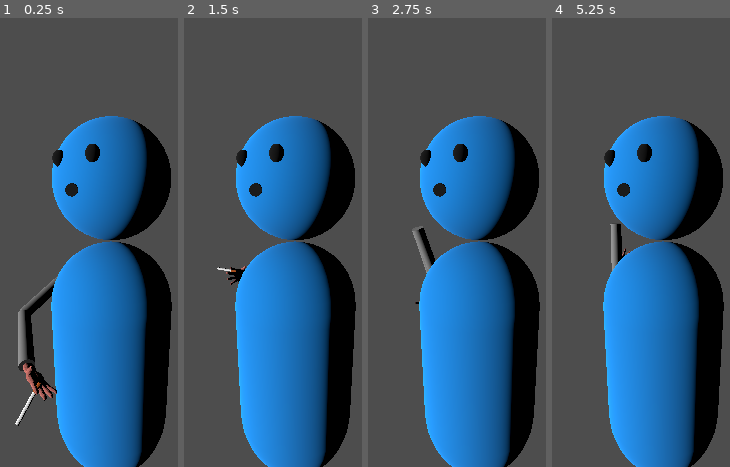
Above: before the commit, frames 1-4 (left to right).
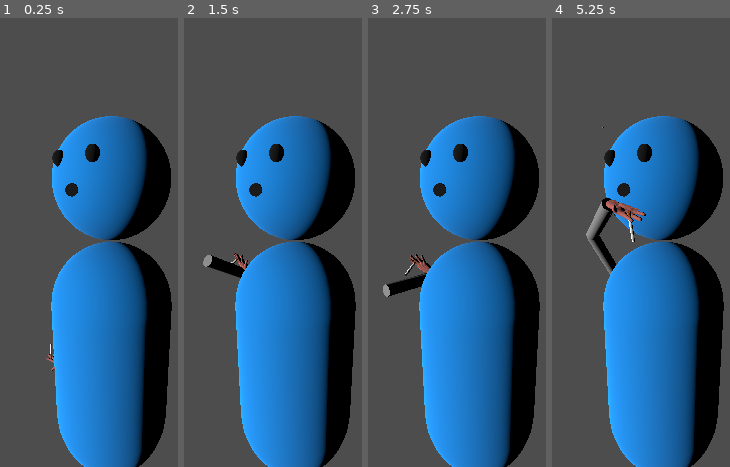
Above: after the commit, the same moments.

Repository: DanielHidalgoChica/bicho_fumador_IK
Game: Godot game, scene res://escena_principal.tscn
Same seed, same stepped clock (60 frames per second), same inputs: the game is played once before the commit and once after it.
Inputs (mouse positions are in pixels of both pictures, inside the frame that each line leads up to):
- Up to frame 1 (0.25 s): no input
- Up to frame 2 (1.5 s): tap Enter (ik_solve) at 0.5, 0.6 s; move the mouse to (outside the picture) at 0.52 s; hold 7 (activate_hand_right) 0.53-1.28 s; click (outside the picture) at 0.67 s; tap Space (ik_step) at 0.8, 1.35 s; move the mouse to (outside the picture) at 1.27 s; hold 2 (activate_shoulder_down) from 1.28 s (still down)
- Up to frame 3 (2.75 s): tap Enter (ik_solve) at 1.55 s; move the mouse to (outside the picture) at 2.02 s; release 2 (activate_shoulder_down) at 2.03 s; hold 7 (activate_hand_right) from 2.03 s (still down); tap 3 (activar_codo_in) at 2.1 s; tap Space (ik_step) at 2.3 s
- Up to frame 4 (5.25 s): tap Space (ik_step) at 2.75, 3.8 s; move the mouse to (623, 332) at 2.77 s; release 7 (activate_hand_right) at 2.78 s; hold 1 (activate_shoulder_up) 2.78-3.53 s; tap 4 (activar_codo_out) at 2.85 s; click (623, 332) at 2.92 s; tap Enter (ik_solve) at 3.05, 4.55 s; move the mouse to (outside the picture) at 3.52 s; hold 8 (activate_hand_left) 3.53-5.03 s; tap 5 (activate_hand_in) at 3.6 s; move the mouse to (outside the picture) at 4.27 s; tap 6 (activate_hand_out) at 4.35 s; move the mouse to (703, 242) at 5.02 s; hold 2 (activate_shoulder_down) from 5.03 s (still down); tap 9 (activate_rotation_cube) at 5.1 s; click (703, 242) at 5.17 s

The runs differ from the first frame. In frame 1, 2.2% of the frame differs, in the area x 8-33%, y 57-91%; in frame 2, 0.7%; in frame 3, 1.4%; in frame 4, 2.0%.

Commit message:
get_cached_transform3d funcionando correctamente

Diff:
--- a/IKSolver.gd
+++ b/IKSolver.gd
@@ -13,9 +13,8 @@
 @export var fire_end_path: NodePath
 
 @export var tolerance := 0.02        # en metros, por ejemplo
-@export var step_max_deg := 180.0     # damping por paso (luego se usará en step)
-@export var limits_min_deg := PackedFloat32Array() # opcional: o pon por-joint abajo
-@export var limits_max_deg := PackedFloat32Array()
+@export var step_max_deg := 15.0     # damping por paso (luego se usará en step)
+
 
 # --- Arrays “lógicos” del solver ---
 var j_nodes: Array[Node3D] = []          # pivotes en orden hombro→codo→muñeca(roll)→muñeca(pitch)
@@ -58,12 +57,18 @@
 	j_offset_local.clear()
 	j_offset_local.append( shoulder.to_local(elbow.global_position) )
 	j_offset_local.append( elbow.to_local(wrist_roll.global_position) )
-	j_offset_local.append( Vector3.ZERO )   # wrist_roll → wrist_pitch (mismo punto)
+	j_offset_local.append( wrist_roll.to_local(wrist_pitch.global_position) )   # wrist_roll → wrist_pitch (mismo punto)
+
 	# (no necesitamos offset para el último)
 
 	# 5) Tip offsets (desde el último joint físico = wrist_pitch)
 	tip_mouth_local = wrist_pitch.to_local(mouth_end.global_position)
 	tip_fire_local  = wrist_pitch.to_local(fire_end.global_position)
+
+	# Ponemos provisionalmente current_tip_local como tip_mouth_local, es decir
+	# que el efector sea el filtro del cigarro
+	current_tip_local = tip_mouth_local
+
 
 	# 6) Límites por joint (en rad). Ajusta a tus rangos reales:
 	j_min = [deg_to_rad(-180), deg_to_rad(-180),   deg_to_rad(-180), deg_to_rad(-180)]
@@ -77,7 +82,72 @@
 
 	# 7) Rellenar cache leyendo el ángulo actual de cada eje
 	cache = _read_angles_from_scene()
-
+	test_fk_consistency()
+	_debug_chain(cache)
+
+#--DDEGUB FUNCTIONS
+
+func print_deg(arr_ang: Array[float]) -> void:
+	var arr_c : Array[float]
+	for i in arr_ang.size():
+		arr_c.append(arr_ang[i]*360/(2*PI))
+	print(arr_c)
+# Me comprueba que en el estado inicial la posición del efector calculada sea
+# la posición real del efector
+func test_fk_consistency() -> void:
+	fill_cache()             # lee los ángulos REALES de la escena
+	var out := cache.duplicate()
+	var pred_end := get_cached_end_position3d(out)   # FK con esos mismos ángulos
+	var real_end := (get_node(mouth_end_path) as Node3D).global_transform.origin
+	print("FK error = ", pred_end.distance_to(real_end))
+
+func debug_compare_basis(joint_idx: int, fk_transform: Transform3D):
+	var real_node = j_nodes[joint_idx]
+	var real_basis = real_node.global_transform.basis
+	var fk_basis = fk_transform.basis
+
+	print("\n--- DEBUG JOINT ", joint_idx, " ---")
+	print("Real Euler (deg): ", _v3_to_deg(real_basis.get_euler()))
+	print("FK   Euler (deg): ", _v3_to_deg(fk_basis.get_euler()))
+
+	# Producto punto de los vectores base para ver alineación
+	# Si da 1.0 están alineados, -1.0 opuestos, 0.0 perpendiculares
+	var x_align = real_basis.x.dot(fk_basis.x)
+	var y_align = real_basis.y.dot(fk_basis.y)
+	var z_align = real_basis.z.dot(fk_basis.z)
+
+	print("Alineación X: ", x_align)
+	print("Alineación Y: ", y_align)
+	print("Alineación Z: ", z_align)
+
+	if x_align < 0.99 or y_align < 0.99 or z_align < 0.99:
+		print("¡DESVIACIÓN DETECTADA! La orientación no coincide.")
+
+func _v3_to_deg(v: Vector3) -> Vector3:
+	return Vector3(rad_to_deg(v.x), rad_to_deg(v.y), rad_to_deg(v.z))
+func _base_of_chain() -> Transform3D:
+	var root := j_nodes[0]
+	var parent := root.get_parent()
+	if parent is Node3D:
+		return parent.global_transform
+	return Transform3D() # identidad si no hay padre Node3D
+
+func _debug_chain(out_angles: Array[float]) -> void:
+	var T := _base_of_chain()                 # marco del padre del hombro
+	print("\n== CADENA DEBUG ==")
+	for i in j_nodes.size():
+		var transform = get_cached_transform3d(out_angles, i)
+		debug_compare_basis(i, transform)
+		var fk_pos := get_cached_transform3d(out_angles,i).origin
+
+		var real_pos := j_nodes[i].global_transform.origin
+		var delta := fk_pos.distance_to(real_pos)
+
+		print("joint ", i, "  Δpos = ", str(delta).pad_decimals(4),
+			  "   fk=", fk_pos, "   real=", real_pos)
+
+
+# ---ENDDEBUG
 func _read_angles_from_scene() -> Array[float]:
 	var out: Array[float] = []
 	for i in j_nodes.size():
@@ -99,7 +169,6 @@
 
 func draw_solve():
 	fill_cache()
-	current_tip_local = tip_mouth_local
 	goal_position = get_node(mouth_target_path).global_transform.origin
 	set_pose(solve())
 
@@ -113,11 +182,29 @@
 	return cache
 
 
-func draw_step():
+func draw_step() -> void:
 	fill_cache()
-	current_tip_local = tip_mouth_local
-	goal_position = get_node(mouth_target_path).global_transform.origin
-	set_pose(step())
+
+	var mouth_target := get_node(mouth_target_path) as Node3D
+	goal_position = mouth_target.global_transform.origin
+
+	var out := step()                                # 1 paso (PREDICCIÓN)
+	var pred_end := get_cached_end_position3d(out)
+	var pred_dist := pred_end.distance_to(goal_position)
+
+	set_pose(out)                                    # aplicamos la POSE
+	# (opcional) espera un frame si quieres asegurarte de la propagación
+	# await get_tree().process_frame
+
+	var mouth_end := get_node(mouth_end_path) as Node3D
+	var real_end := mouth_end.global_transform.origin
+	var real_dist := real_end.distance_to(goal_position)
+
+	print("pred_dist=", pred_dist, "  real_dist=", real_dist)
+	print("goal=", goal_position, "  pred_end=", pred_end, "  real_end=", real_end)
+
+
+
 
 # Escribe el ángulo correspondiente a cada articulación
 # con lo que hay en el array que se le pase
@@ -189,6 +276,7 @@
 	new_angle = clamp(new_angle, j_min[i], j_max[i])
 	output[i] = new_angle
 
+	print("i=", i, " dist=", get_cached_end_position3d(output).distance_to(goal_position))
 	return output
 
 
@@ -216,25 +304,29 @@
 
 
 
-const AXIS_UNIT := [Vector3.RIGHT, Vector3.UP, Vector3.FORWARD]
+const AXIS_UNIT : Array[Vector3] = [Vector3.RIGHT, Vector3.UP, Vector3.BACK]
+
 
 func get_cached_transform3d(output: Array[float], upto_idx: int) -> Transform3D:
-	# base: colocamos el origen en el primer joint (posición y orientación actuales del hombro)
-	var T := j_nodes[0].global_transform
-
-	for i in range(0, upto_idx + 1):
-		# 1) rotación local del joint i (alrededor de su eje X/Y/Z)
-		var axis_local : Vector3 = AXIS_UNIT[j_axis_idx[i]]
-		var angle := output[i]
-		var R_local := Basis(Quaternion(axis_local, angle))
-
-		# 2) si aún no hemos llegado al joint pedido, añadimos el offset i→i+1
-		var off := Vector3.ZERO
-		if i < upto_idx and i < j_offset_local.size():
-			off = j_offset_local[i]
-
-		# 3) concatenamos en local (como en 2D: T = T * TransformLocal(i))
-		T = T * Transform3D(R_local, off)
+	# marco global del padre del hombro
+	var T : Transform3D = j_nodes[0].get_parent().global_transform
+	# trasladarse al origen local del hombro
+	T.origin += T.basis * j_nodes[0].position
+
+	# ---------- joint 0 --------------
+	var axis := AXIS_UNIT[j_axis_idx[0]]
+	T.basis = T.basis * Basis(Quaternion(axis, output[0]))   # 1) girar en el hombro
+	if upto_idx == 0:                                        #   (sin offset si es el último)
+		return T
+
+	T.origin += T.basis * j_offset_local[0]                  # 2) trasladar
+
+	# ---------- joints 1 … upto_idx --------------
+	for i in range(1, upto_idx + 1):
+		axis = AXIS_UNIT[j_axis_idx[i]]
+		T.basis = T.basis * Basis(Quaternion(axis, output[i]))   # 1) girar
+		if i < upto_idx and i < j_offset_local.size():           # 2) trasladar
+			T.origin += T.basis * j_offset_local[i]
 
 	return T
 
@@ -244,7 +336,7 @@
 func get_cached_end_position3d(output: Array[float]) -> Vector3:
 	var last := j_nodes.size() - 1
 	var T := get_cached_transform3d(output, last)
-	return T.origin + T.basis * current_tip_local
+	return T * current_tip_local
 
 #
 #func count_cached_distance(cache : Array[float], i : int) -> float:
--- a/escena_principal.tscn
+++ b/escena_principal.tscn
@@ -72,10 +72,10 @@
 skeleton = NodePath("../..")
 
 [node name="Arm" type="Node3D" parent="Smoker/Body"]
-transform = Transform3D(1, 0, 0, 0, 1, 0, 0, 0, 1, -0.54845816, 0.60881734, 0)
+transform = Transform3D(1, 0, 0, 0, 0.99999994, 0, 0, 0, 0.99999994, -0.54845816, 0.60881734, 0)
 
 [node name="ShoulderPivot" type="Node3D" parent="Smoker/Body/Arm"]
-transform = Transform3D(1, 0, 0, 0, 0.3713678, 0.92848575, 0, -0.92848575, 0.3713678, 0, 3.8146973e-06, 0)
+transform = Transform3D(1, 0, 0, 0, 0.99999994, 0, 0, 0, 0.99999994, 0, 3.8146973e-06, 0)
 script = ExtResource("4_rftnj")
 
 [node name="ShoulderMesh" type="MeshInstance3D" parent="Smoker/Body/Arm/ShoulderPivot"]
@@ -86,7 +86,7 @@
 transform = Transform3D(1.0000001, 0, 0, 0, 1.0000001, 0, 0, 0, 1, 0, -0.5131948, -1.1920929e-07)
 
 [node name="ElbowPivot" type="Node3D" parent="Smoker/Body/Arm/ShoulderPivot/Forearm"]
-transform = Transform3D(0.59341884, -0.80489373, 0, 0.80489373, 0.59341884, 0, 0, 0, 0.99999994, 0, 0, 0)
+transform = Transform3D(0.99999994, 0, 0, 0, 0.99999994, 0, 0, 0, 0.99999994, 0, 0, 0)
 script = ExtResource("5_0or06")
 
 [node name="AntebrazoMesh" type="MeshInstance3D" parent="Smoker/Body/Arm/ShoulderPivot/Forearm/ElbowPivot"]
@@ -98,11 +98,10 @@
 transform = Transform3D(1.0000001, 0, 0, 0, 1.0000001, 0, 0, -1.19209275e-07, 1.0000001, 0, -0.50813454, 6.0574344e-08)
 
 [node name="WristPivotRoll" type="Node3D" parent="Smoker/Body/Arm/ShoulderPivot/Forearm/ElbowPivot/Wrist"]
-transform = Transform3D(0.8862036, 0, -0.46329603, 0, 1, 0, 0.46329603, 0, 0.8862036, 0, 0, 0)
 script = ExtResource("6_awcrs")
 
 [node name="WristPivotPitch" type="Node3D" parent="Smoker/Body/Arm/ShoulderPivot/Forearm/ElbowPivot/Wrist/WristPivotRoll"]
-transform = Transform3D(0.90996116, -0.4146932, 0, 0.41469318, 0.9099612, 0, 0, 0, 1, 0, 0, 0)
+transform = Transform3D(-4.3711385e-08, 0.99999994, 0, -0.9999999, -4.3711385e-08, 0, 0, 0, 1, 0, 0, 0)
 script = ExtResource("6_iupgd")
 
 [node name="Hand" type="MeshInstance3D" parent="Smoker/Body/Arm/ShoulderPivot/Forearm/ElbowPivot/Wrist/WristPivotRoll/WristPivotPitch"]
